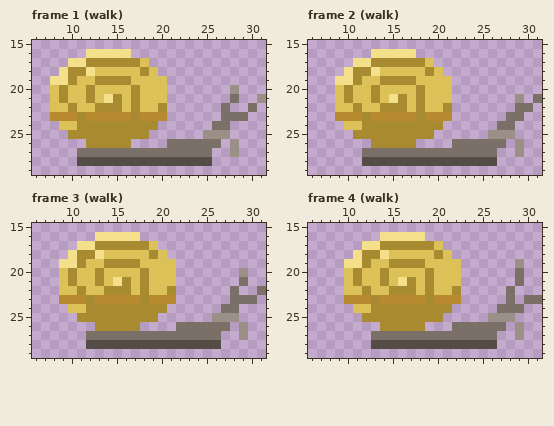
Pixel-art file, stored at Assets/Animales/caracol_terrestre_gordo.aseprite. The first picture shows the starting point.
32x32 pixels, 8 frames. Shown: frame 1 (walk): x 6..31, y 15..29; frame 2 (walk): x 6..31, y 15..29; frame 3 (walk): x 6..31, y 15..29; frame 4 (walk): x 6..31, y 15..29. The commit also changed other frames, which this record leaves out.
Now the later version:
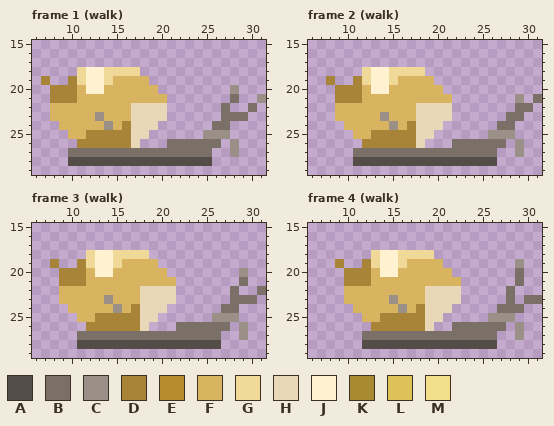
Palette (. is transparent): A #544c46  B #7a7068  C #9a9088  D #a88438  E #b88a30  F #d8b460  G #f0d898  H #e8d8b8  J #fff2d0  K #a88a30  L #dcc058  M #f4e08a
Diff:
Changed rows in their new state; - is an unchanged pixel.
Frame 1 (walk):
first column x 7:
16 -----.....----
17 ---.........--
18 --..GJJGGGG..-
19 D..DGJJGFFFF..
20 -DDDFJJFFFFFF.
21 -DDDFFFFFFFFFF
22 -FFFFFFFFFHHHH
23 -FFFFFCFFFHHHH
24 --FFFFFCFDHHH-
25 ---FFDDDDDHH--
26 ----DDDDDDH---
27 ---B----------
28 ---A----------
Frame 2 (walk):
first column x 8:
16 -----.....----
17 ---.........--
18 --..GJJGGGG..-
19 D..DGJJGFFFF..
20 -DDDFJJFFFFFF.
21 -DDDFFFFFFFFFF
22 -FFFFFFFFFHHHH
23 -FFFFFCFFFHHHH
24 --FFFFFCFDHHH-
25 ---FFDDDDDHH--
26 ----DDDDDDH---
27 ---B----------
28 ---A----------
Frame 3 (walk): the same change as frame 2 (walk)
Frame 4 (walk):
first column x 9:
16 -----.....----
17 ---.........--
18 --..GJJGGGG..-
19 D..DGJJGFFFF..
20 -DDDFJJFFFFFF.
21 -DDDFFFFFFFFFF
22 -FFFFFFFFFHHHH
23 -FFFFFCFFFHHHH
24 --FFFFFCFDHHH-
25 ---FFDDDDDHH--
26 ----DDDDDDH---
27 ---B----------
28 ---A----------
